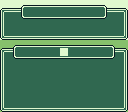
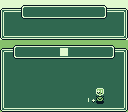
Layered file, before and after one edit (128x112). Changes by layer:
added layer "gggg" in group "StageClear" over 96, 88, 104, 96
added layer "Newer" in group "StageClear" over 88, 93, 104, 104
